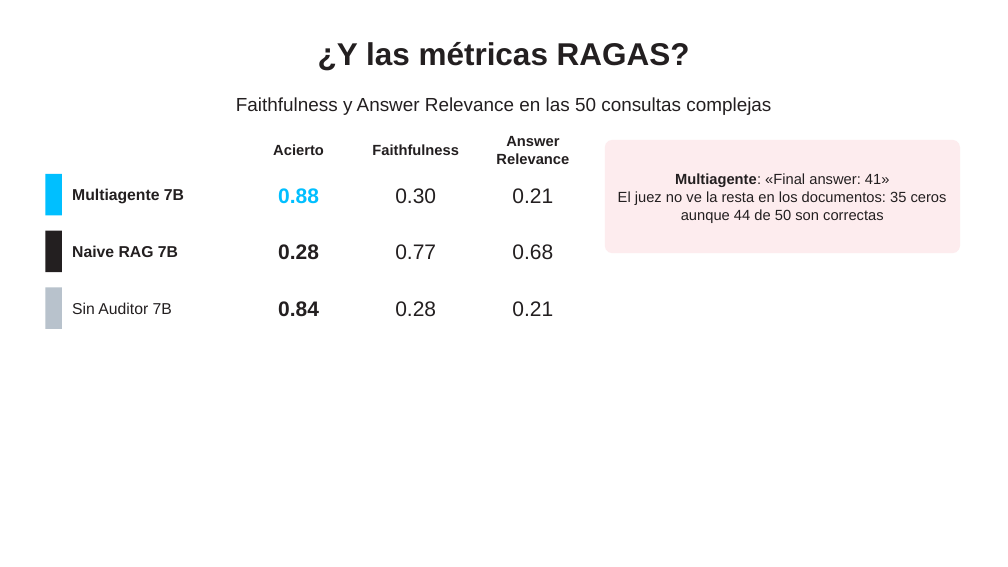
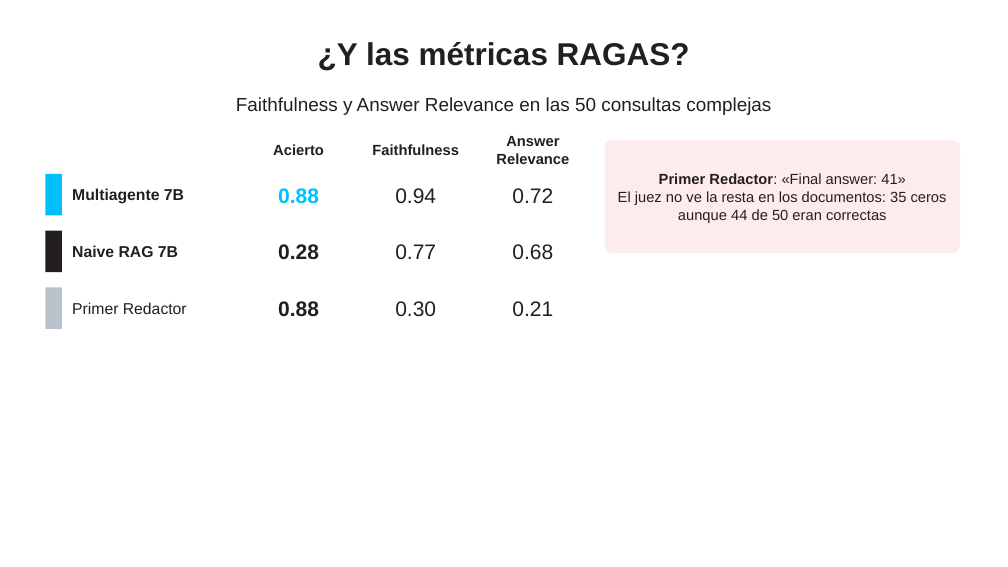
Before and after one commit to ricardoamiel/auditor-react, a slide deck: slide 60 of presentacion/Presentacion_Auditor_ReAct.pptx. Drawn at 1008x567 pixels with LibreOffice and Linux fonts; fonts in the diff are those of the drawing; background and template pictures are left out. Boxes give left, top, right and bottom in pixels: in the first picture for what was removed or moved away, otherwise in the second. Text is boxed around its words. In the diff, an @@ line names an element or a change of style, - is before the commit and + after.

Commit message:
Redactor que cita la evidencia: mejores métricas RAGAS en las consultas complejas

```diff
--- a/presentacion/Presentacion_Auditor_ReAct.pptx
+++ b/presentacion/Presentacion_Auditor_ReAct.pptx
@@ text in rounded rectangle at [618,173,947,223]: text changed @@
-Multiagente: «Final answer: 41»
-El juez no ve la resta en los documentos: 35 ceros aunque 44 de 50 son correctas
+Primer Redactor: «Final answer: 41»
+El juez no ve la resta en los documentos: 35 ceros aunque 44 de 50 eran correctas
@@ text at [395,188,436,203]: text changed @@
-0.30
+0.94
@@ text at [512,188,553,203]: text changed @@
-0.21
+0.72
@@ text at [72,302,187,314]: text changed @@
-Sin Auditor 7B
+Primer Redactor
@@ text at [278,301,319,317]: text changed @@
-0.84
+0.88
@@ text at [395,301,436,316]: text changed @@
-0.28
+0.30
```
Also in this commit, not shown: 15 other slides changed, 35 other files.
